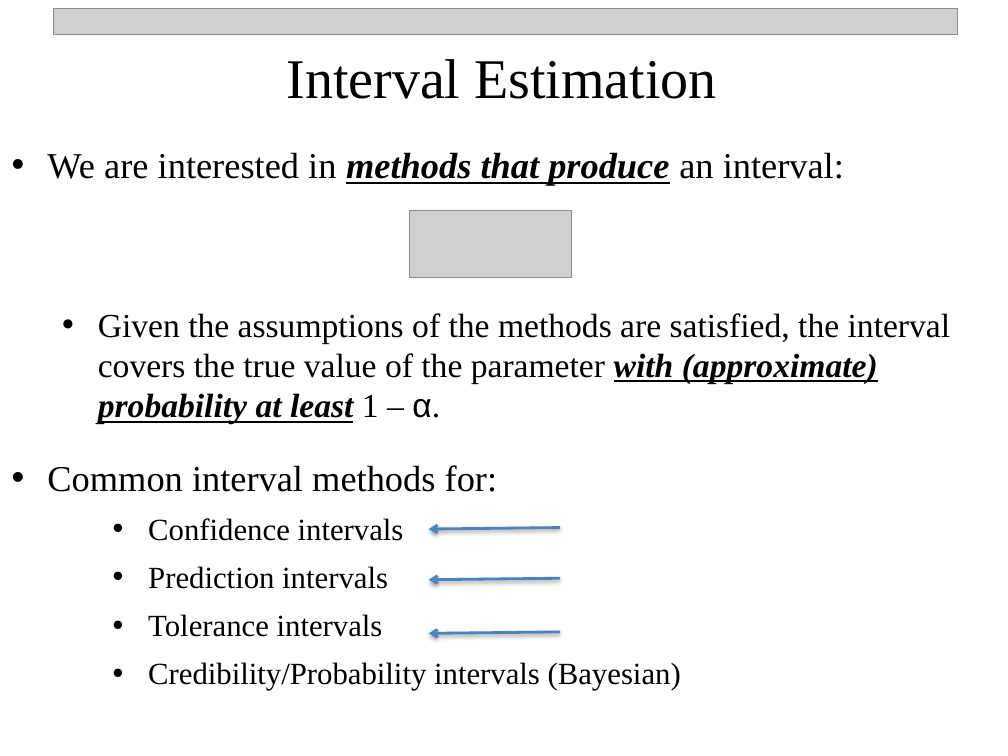
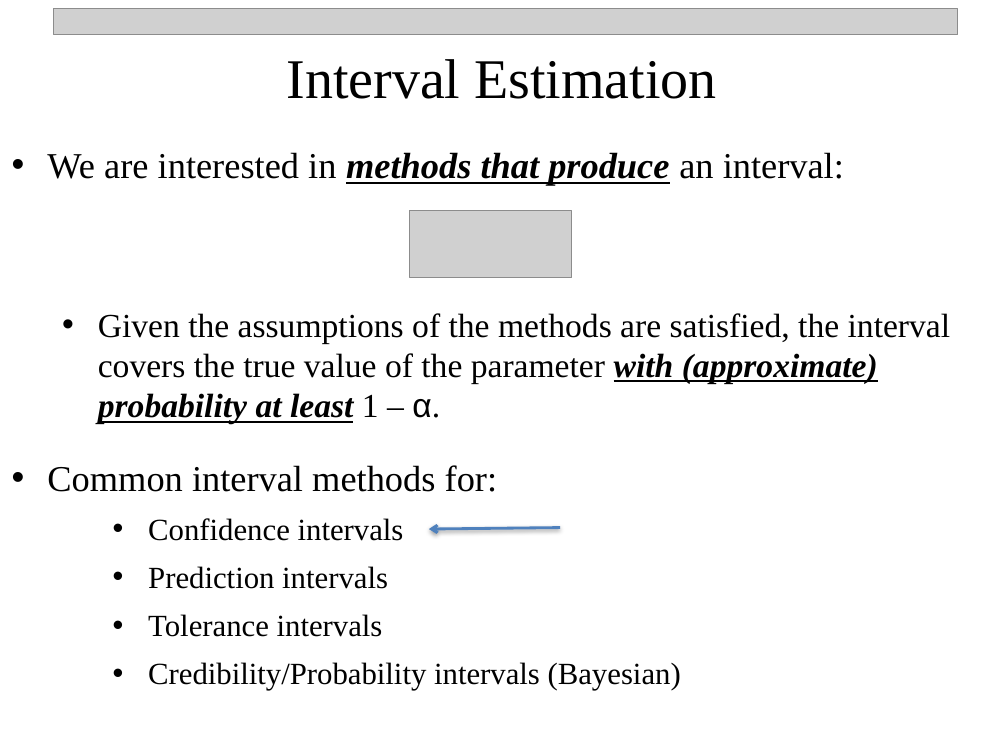
Before and after one commit to npetraco/MAT301, a slide deck: slide 1 of Notes/6_Interval_Estimation_Confidence.pptx. Drawn at 1008x756 pixels with LibreOffice and Linux fonts; fonts in the diff are those of the drawing; grey boxes stand for pictures. Boxes give left, top, right and bottom in pixels: in the first picture for what was removed or moved away, otherwise in the second. Text is boxed around its words. In the diff, an @@ line names an element or a change of style, - is before the commit and + after.

Commit message:
update

```diff
--- a/Notes/6_Interval_Estimation_Confidence.pptx
+++ b/Notes/6_Interval_Estimation_Confidence.pptx
@@ arrow removed from (560, 579) to (428, 580) @@
@@ arrow removed from (560, 632) to (428, 633) @@
```
Also in this commit, not shown: 2 other slides changed, 1 slide added, 6 slides removed.
